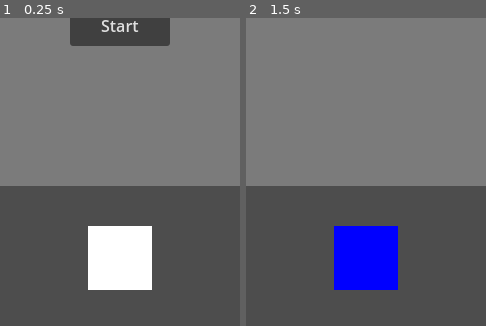
Above: before the commit, frames 1-2 (left to right).
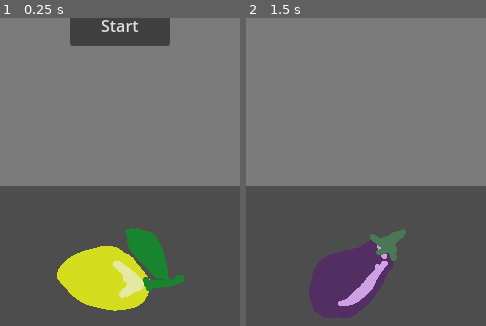
Above: after the commit, the same moments.

Repository: albesca/one-hour-game-project
Game: Godot game, scene res://Scenes/game.tscn
Two runs of this game, one before a commit and one after it. Both use one fixed random seed, a clock stepped at 60 frames per second and the inputs below.
Inputs (mouse positions are % of the whole screen's width and height, from its top left):
- Up to frame 1 (0.25 s): no input
- Up to frame 2 (1.5 s): click "Start" at 0.5 s; tap Enter at 1.25 s; move the mouse to (72, 43) at 1.27 s; click (72, 43) at 1.42 s
The pictures show only the part of the screen within x 25-75%, y 47-97%; the shares and areas given below are measured in that part.

The runs differ from the first frame. In frame 1, 9.6% of the frame differs, in the area x 23-77%, y 67-96%; in frame 2, 8.6%.

Commit message:
updated graphics with basic vegetables

Diff:
--- a/Scenes/game.tscn
+++ b/Scenes/game.tscn
@@ -1,7 +1,8 @@
-[gd_scene load_steps=3 format=3 uid="uid://bgnd3tjeblqon"]
+[gd_scene load_steps=4 format=3 uid="uid://bgnd3tjeblqon"]
 
 [ext_resource type="Script" path="res://Scripts/game.gd" id="1_gxek6"]
 [ext_resource type="PackedScene" uid="uid://ccoyiufegglom" path="res://Scenes/object.tscn" id="2_hq57k"]
+[ext_resource type="Texture2D" uid="uid://gvm8d53vad0y" path="res://Images/yellow_lemon.png" id="3_ssvnl"]
 
 [node name="Game" type="Node2D"]
 script = ExtResource("1_gxek6")
@@ -34,10 +35,18 @@
 "
 
 [node name="TargetColor" type="ColorRect" parent="."]
+visible = false
 offset_left = 208.0
 offset_top = 520.0
 offset_right = 272.0
 offset_bottom = 584.0
+
+[node name="TargetTexture" type="TextureRect" parent="."]
+offset_left = 176.0
+offset_top = 520.0
+offset_right = 304.0
+offset_bottom = 616.0
+texture = ExtResource("3_ssvnl")
 
 [node name="Lives" type="Label" parent="."]
 custom_minimum_size = Vector2(100, 40)
--- a/Scenes/object.tscn
+++ b/Scenes/object.tscn
@@ -1,15 +1,17 @@
-[gd_scene load_steps=3 format=3 uid="uid://ccoyiufegglom"]
+[gd_scene load_steps=4 format=3 uid="uid://ccoyiufegglom"]
 
 [ext_resource type="Script" path="res://Scripts/object.gd" id="1_b3h5v"]
+[ext_resource type="Texture2D" uid="uid://bf6jbcgglpbk" path="res://Images/purple_eggplant.png" id="2_3occq"]
 
 [sub_resource type="CircleShape2D" id="CircleShape2D_t36pp"]
-radius = 32.0
+radius = 48.0
 
 [node name="Object" type="Area2D"]
 monitorable = false
 script = ExtResource("1_b3h5v")
 
 [node name="ColorRect" type="ColorRect" parent="."]
+visible = false
 offset_left = -32.0
 offset_top = -32.0
 offset_right = 32.0
@@ -17,12 +19,12 @@
 mouse_filter = 2
 
 [node name="TextureRect" type="TextureRect" parent="."]
-visible = false
 custom_minimum_size = Vector2(64, 64)
-offset_left = -32.0
-offset_top = -32.0
-offset_right = 32.0
-offset_bottom = 32.0
+offset_left = -64.0
+offset_top = -48.0
+offset_right = 64.0
+offset_bottom = 48.0
+texture = ExtResource("2_3occq")
 
 [node name="CollisionShape2D" type="CollisionShape2D" parent="."]
 shape = SubResource("CircleShape2D_t36pp")
--- a/Scripts/game.gd
+++ b/Scripts/game.gd
@@ -5,9 +5,9 @@
 @export var max_lives = 3
 
 var object_types = {
-	"red": Color.RED,
-	"blue": Color.BLUE,
-	"green": Color.GREEN
+	"red": "res://Images/red_apple.png",
+	"blue": "res://Images/purple_eggplant.png",
+	"green": "res://Images/yellow_lemon.png"
 }
 
 var max_spawn_rate = 5
@@ -53,7 +53,8 @@
 			object_counter = 0
 			spawn_rate -= 1
 			lifespan -= 2
-			$SpawnTimer.wait_time = spawn_rate
+			if spawn_rate > 0:
+				$SpawnTimer.wait_time = spawn_rate
 	else:
 		$Lives.text = "lives: -"
 		$Score.text = "score: -"
@@ -81,13 +82,16 @@
 	$SpawnTimer.start()
 	$GameEndMessage.visible = false
 	target = object_types.keys()[rng.randi_range(0, len(object_types.keys()) - 1)]
-	$TargetColor.color = object_types[target]
+	#$TargetColor.color = object_types[target]
+	$TargetTexture.texture = load(object_types[target])
 
 
 func _on_spawn_timer_timeout():
 	var object = object_scene.instantiate()
 	object.position = Vector2(rng.randi_range(30, 450), rng.randi_range(80, 450))
-	object.object_type = object_types.keys()[rng.randi_range(0, len(object_types.keys()) - 1)]
+	var object_key = object_types.keys()[rng.randi_range(0, len(object_types.keys()) - 1)]
+	object.object_type = object_key
+	object.object_texture = object_types[object_key]
 	object.lifespan = lifespan
 	add_child(object)
 	object_counter += 1
@@ -95,7 +99,8 @@
 	object.connect("despawn", despawn_object)
 	if rng.randi_range(1, 5) == 1:
 		target = object_types.keys()[rng.randi_range(0, len(object_types.keys()) - 1)]
-		$TargetColor.color = object_types[target]
+		#$TargetColor.color = object_types[target]
+		$TargetTexture.texture = load(object_types[target])
 
 
 func despawn_object(type):
--- a/Scripts/object.gd
+++ b/Scripts/object.gd
@@ -5,13 +5,15 @@
 signal despawn(type)
 
 var object_type = Color.WHITE
+var object_texture = ""
 var lifespan = 5
 
 # Called when the node enters the scene tree for the first time.
 func _ready():
 	$LifeTimer.wait_time = lifespan
 	$LifeTimer.start()
-	$ColorRect.color = object_type
+	#$ColorRect.color = object_type
+	$TextureRect.texture = load(object_texture)
 
 
 func _on_input_event(_viewport, event, _shape_idx):
Binary file added: Images/purple_eggplant.png
Not shown, added: Images/purple_eggplant.png.import
Binary file added: Images/red_apple.png
Not shown, added: Images/red_apple.png.import
Binary file added: Images/yellow_lemon.png
Not shown, added: Images/yellow_lemon.png.import
Not shown, changed: export_presets.cfg
